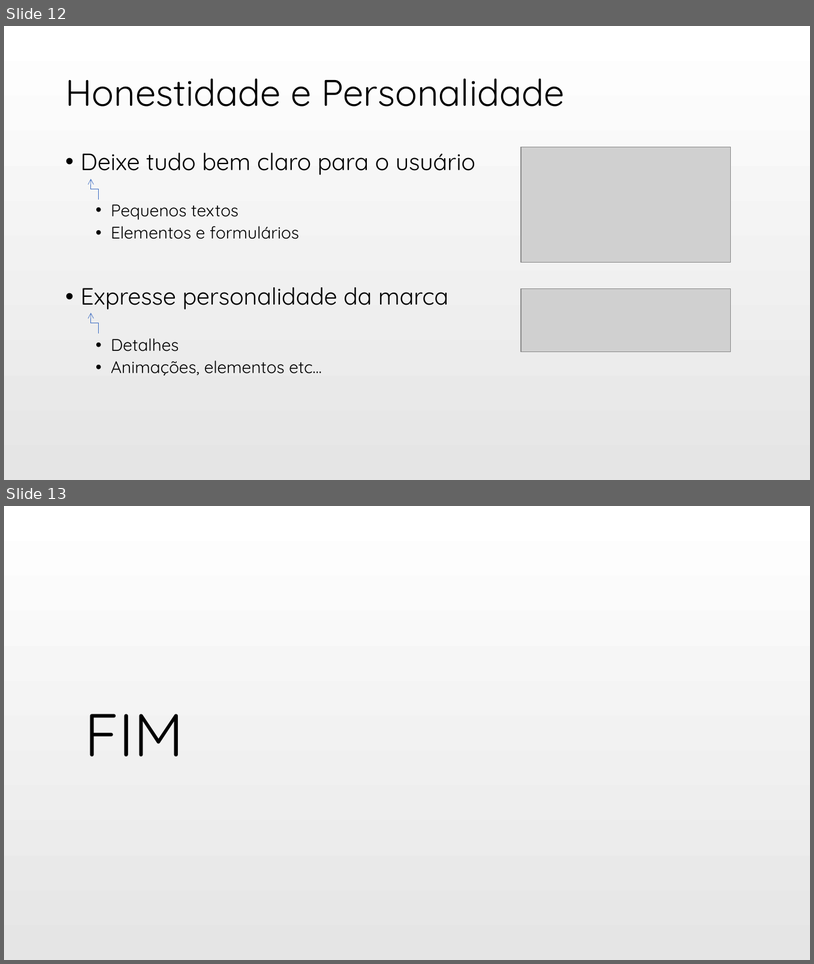
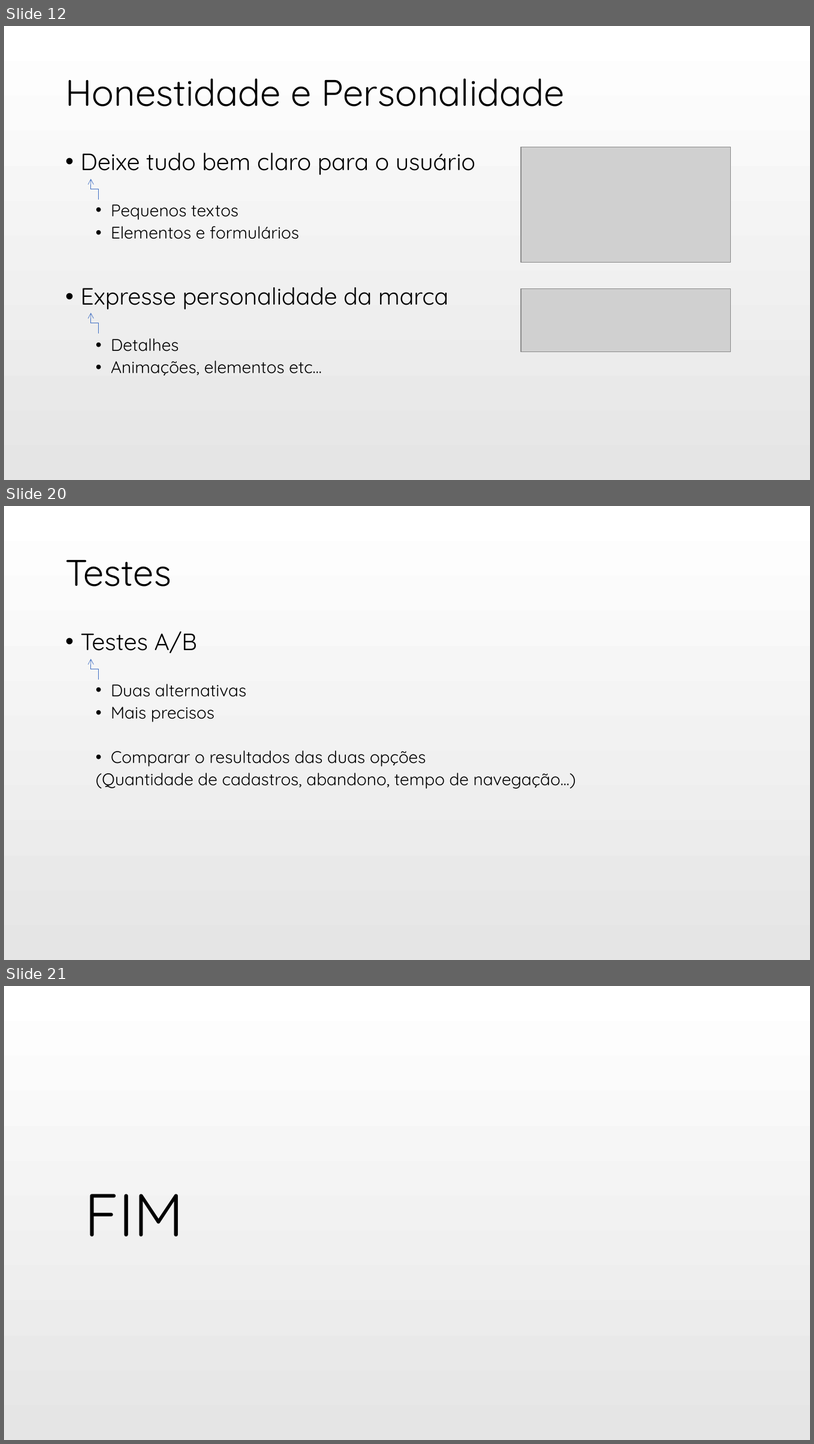
Before and after one commit to q-box/q-box.github.io, a slide deck: ux/Slide UX Design 02.pptx. Shown one above the other, each under a label of ours: slides 12 and 13 before the commit, slides 12, 20 and 21 after it; the slides between them are not shown. The pictures are 814x964 and 814x1444 pixels, drawn with LibreOffice and Linux fonts; fonts in the diff are those of the drawing; grey boxes stand for pictures. Boxes give left, top, right and bottom in pixels: in the first picture for what was removed or moved away, otherwise in the second. Text is boxed around its words. In the diff, an @@ line names an element or a change of style, - is before the commit and + after.

```diff
--- a/ux/Slide UX Design 02.pptx
+++ b/ux/Slide UX Design 02.pptx
@@ slide 20 added at [4, 506, 810, 960], background gradient #FFFFFF to #E5E5E5 @@
@@ title added at [65, 560, 171, 586], 44 pt, text #000000 @@
+Testes
@@ text added at [81, 631, 576, 789], 20 pt, text #000000 @@
+• Testes A/B
+  • Duas alternativas
+  • Mais precisos
+  • Comparar o resultados das duas opções
+  (Quantidade de cadastros, abandono, tempo de navegação...)
@@ elbow arrow added from (98, 679) to (91, 658), #4472C4 0.5 pt @@
@@ what was slide 13 is now slide 21 @@
```
Also in this commit, not shown: 1 slide changed, 7 other slides added.
